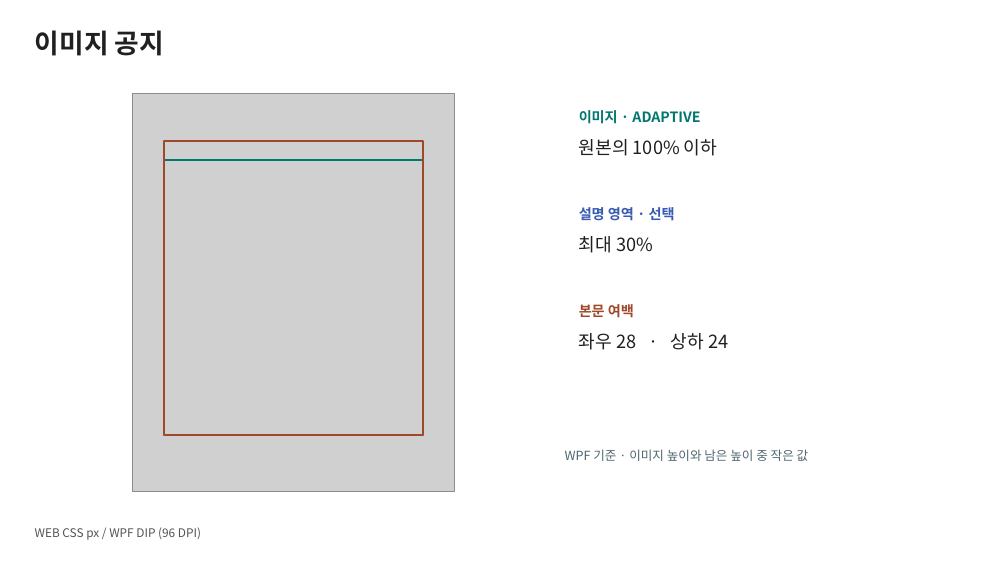
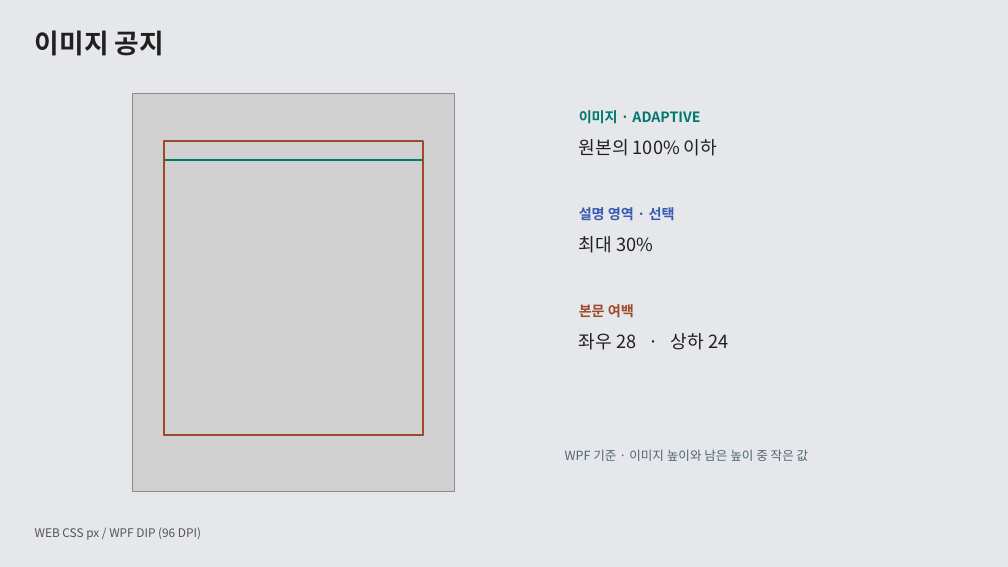
Before and after one commit to ok-sy/WPF_WindowsPopupWithC_proto, a slide deck: slide 4 of docs/design/61_popup_layout_guide/공통 팝업 UI 가이드 · WEB과 WPF.pptx. Drawn at 1008x567 pixels with LibreOffice and Linux fonts; fonts in the diff are those of the drawing; grey boxes stand for pictures. Boxes give left, top, right and bottom in pixels: in the first picture for what was removed or moved away, otherwise in the second. Text is boxed around its words. In the diff, an @@ line names an element or a change of style, - is before the commit and + after.

```diff
--- a/docs/design/61_popup_layout_guide/공통 팝업 UI 가이드 · WEB과 WPF.pptx
+++ b/docs/design/61_popup_layout_guide/공통 팝업 UI 가이드 · WEB과 WPF.pptx
@@ background #FFFFFF to #E5E7EB @@
```
Also in this commit, not shown: 10 other slides changed, 2 other files.
